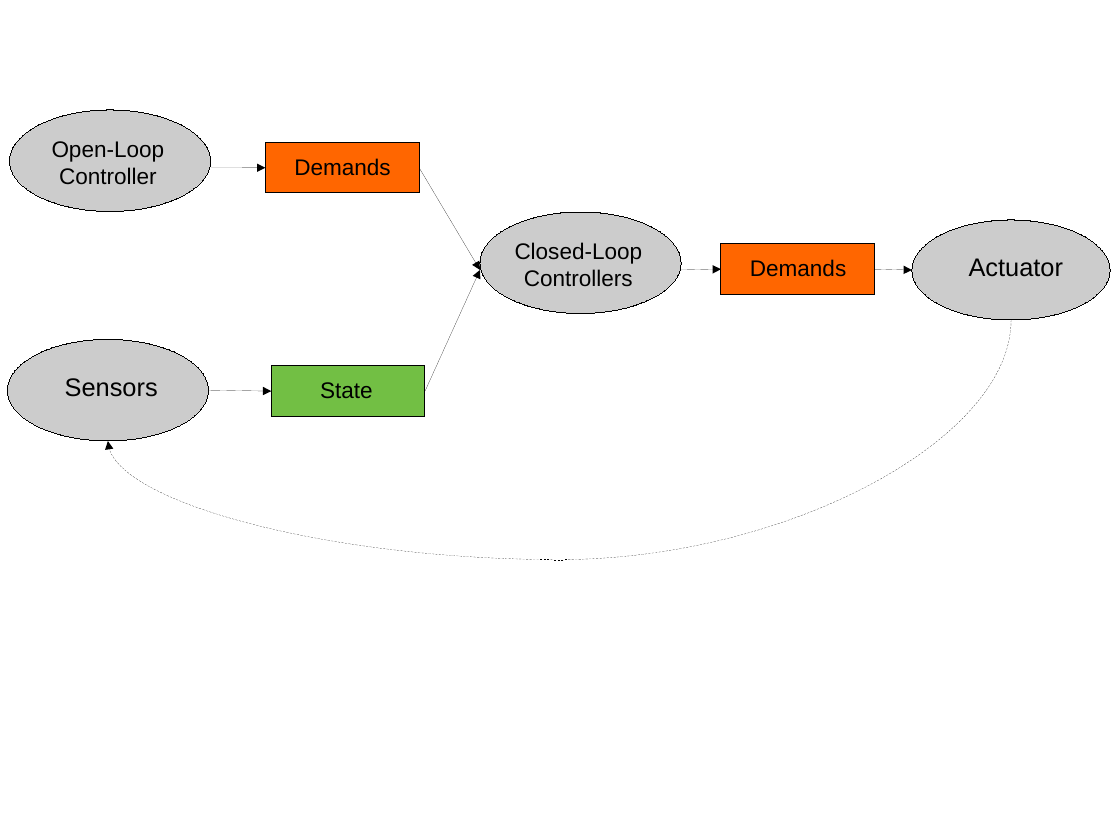
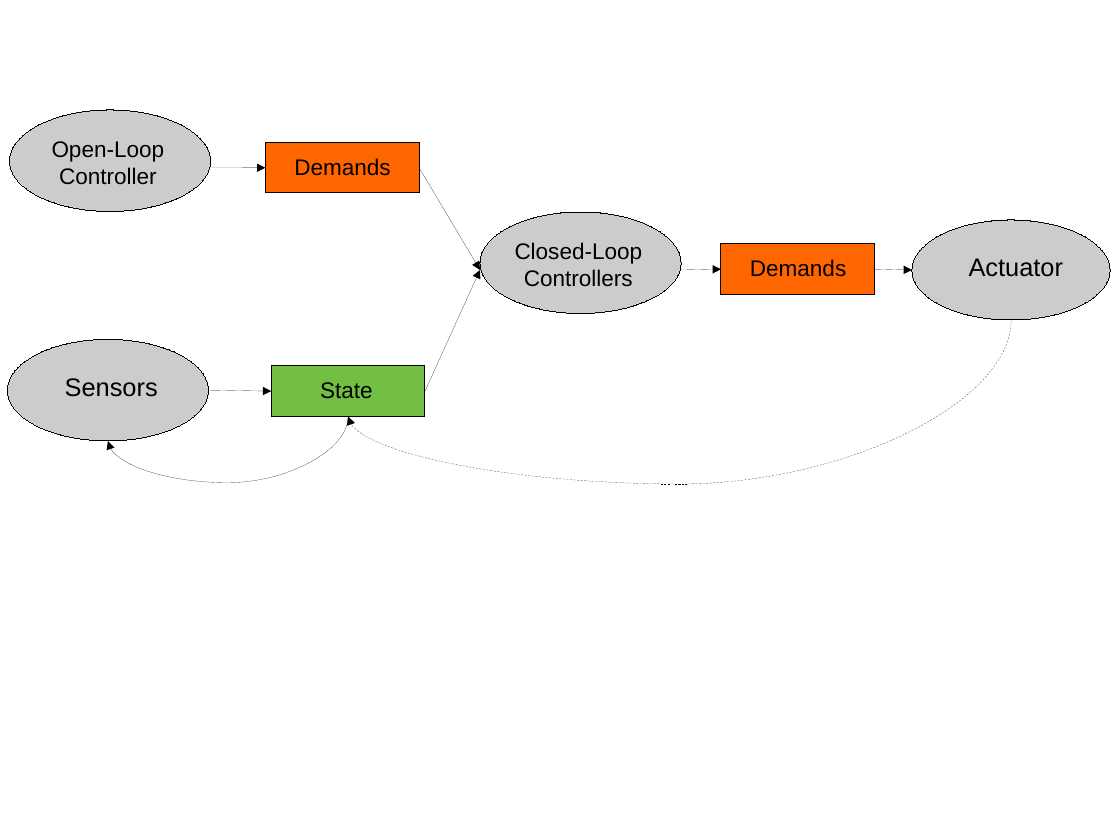
Before and after one commit to simondlevy/RoboFirmwareToolkit, a slide deck: slide 1 of extras/media/dataflow.odp. Drawn at 1120x840 pixels with LibreOffice and Linux fonts; fonts in the diff are those of the drawing. Boxes give left, top, right and bottom in pixels: in the first picture for what was removed or moved away, otherwise in the second. Text is boxed around its words. In the diff, an @@ line names an element or a change of style, - is before the commit and + after.

```diff
--- a/extras/media/dataflow.odp
+++ b/extras/media/dataflow.odp
@@ curved arrow moved from (1011, 320) - (108, 441) to (1011, 320) - (349, 417) @@
@@ curved arrow added from (349, 417) to (108, 441), #000000 0 pt @@
```
Also in this commit, not shown: 1 other file.
